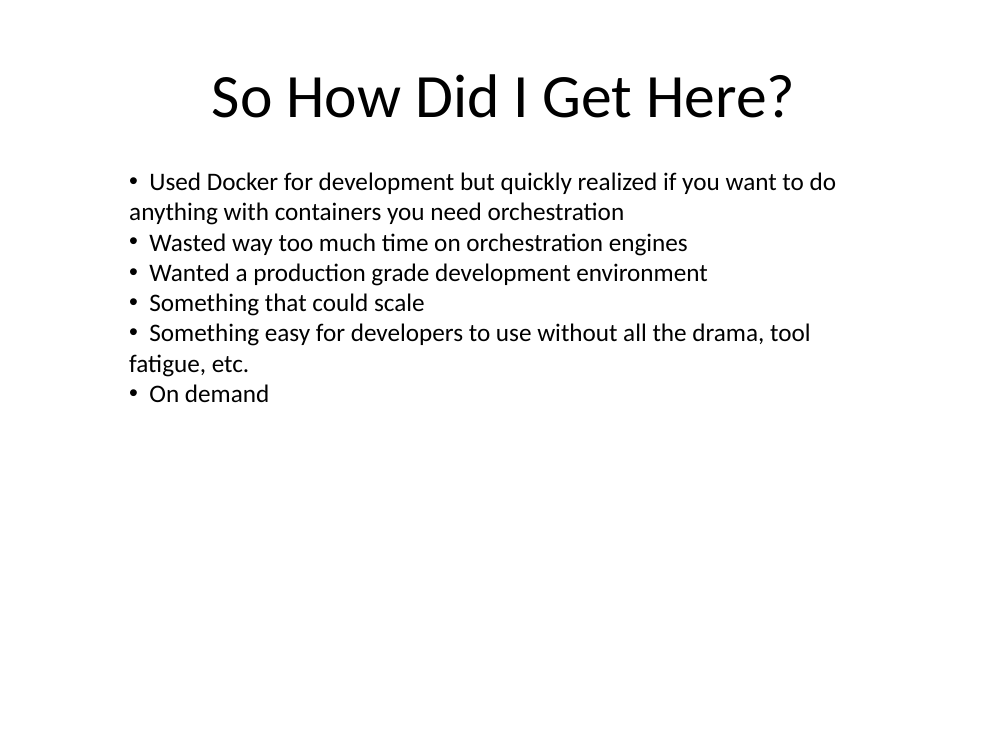
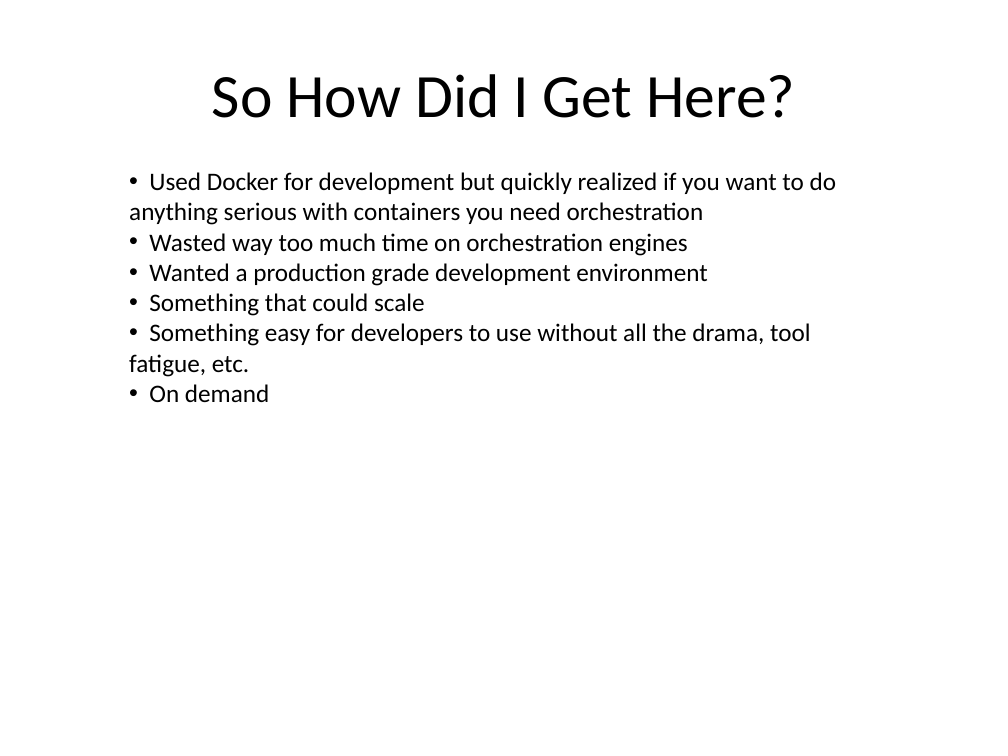
Before and after one commit to kskalvar/aws-eks-cluster-quickstart, a slide deck: slide 2 of slides/AWS-EKS-Cluster-Quickstart.pptx. Drawn at 1008x756 pixels with LibreOffice and Linux fonts; fonts in the diff are those of the drawing; background and template pictures are left out. Boxes give left, top, right and bottom in pixels: in the first picture for what was removed or moved away, otherwise in the second. Text is boxed around its words. In the diff, an @@ line names an element or a change of style, - is before the commit and + after.

Commit message:
Updated slides

```diff
--- a/slides/AWS-EKS-Cluster-Quickstart.pptx
+++ b/slides/AWS-EKS-Cluster-Quickstart.pptx
@@ text at [129, 172, 837, 225]: text changed @@
-• Used Docker for development but quickly realized if you want to do anything with containers you need orchestration
+• Used Docker for development but quickly realized if you want to do anything serious with containers you need orchestration
```
Also in this commit, not shown: 2 other slides changed.
